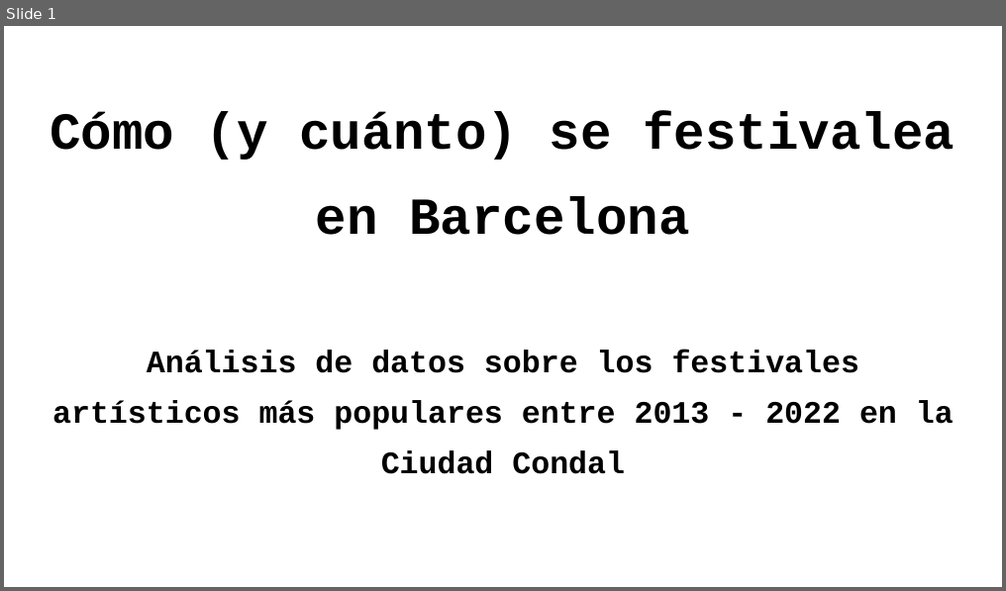
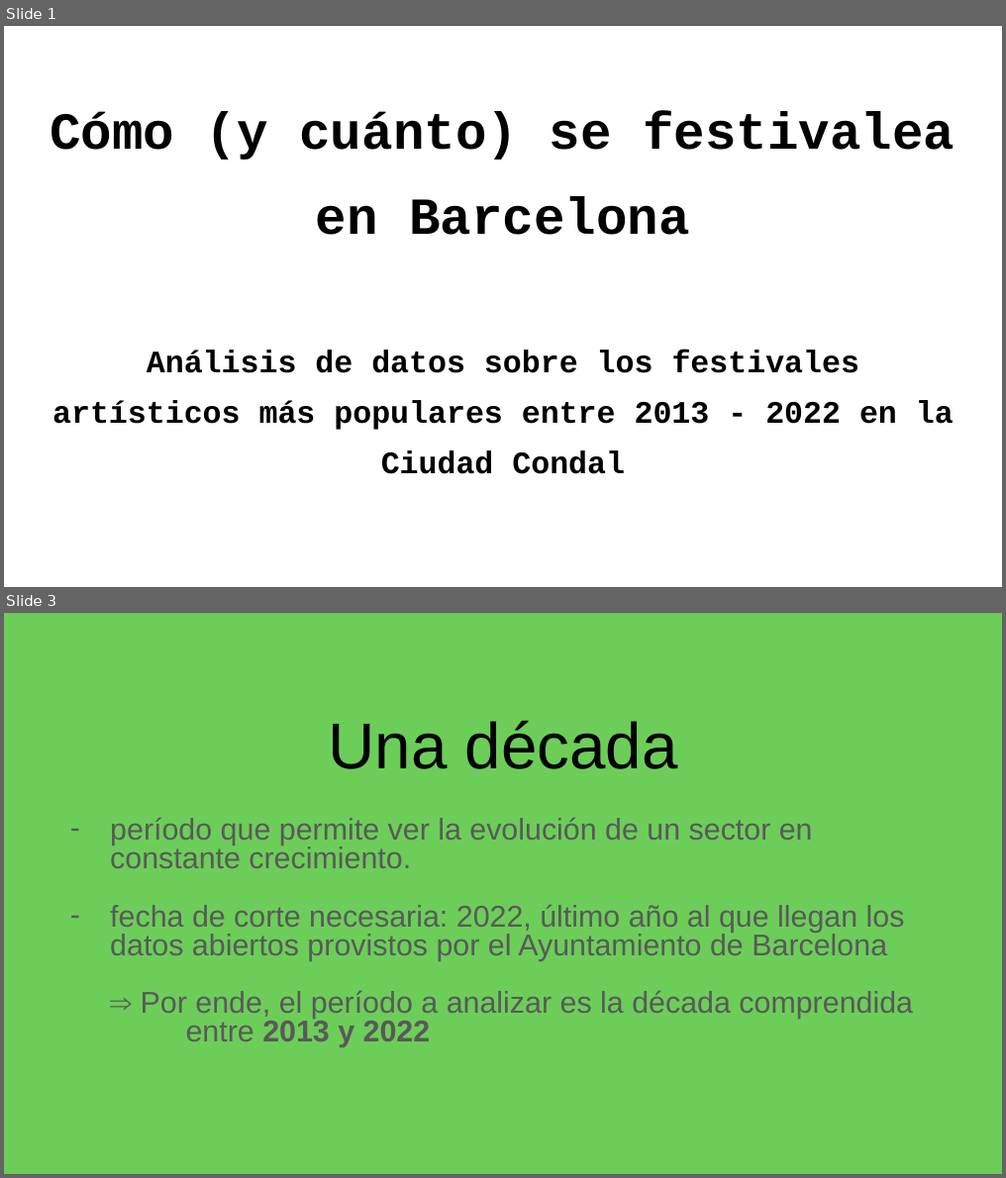
Before and after one commit to marosor/Festivales_Bcn, a slide deck: SRC/Presentacion_Como_cuanto_festivalea_Barcelona.pptx. Shown one above the other, each under a label of ours: slide 1 before the commit, slides 1 and 3 after it; the slides between them are not shown. The pictures are 1006x591 and 1006x1178 pixels, drawn with LibreOffice and Linux fonts; fonts in the diff are those of the drawing; background and template pictures are left out. Boxes give left, top, right and bottom in pixels: in the first picture for what was removed or moved away, otherwise in the second. Text is boxed around its words. In the diff, an @@ line names an element or a change of style, - is before the commit and + after.

```diff
--- a/SRC/Presentacion_Como_cuanto_festivalea_Barcelona.pptx
+++ b/SRC/Presentacion_Como_cuanto_festivalea_Barcelona.pptx
@@ slide 3 added at box(4, 613, 1002, 1174), background #6CCE59 @@
@@ title added at box(328, 720, 678, 769), 46.8 pt, text #000000 @@
+Una década
@@ subtitle added at box(110, 817, 913, 1048), 21.7 pt, text #595959 @@
+– período que permite ver la evolución de un sector en constante crecimiento.
+– fecha de corte necesaria: 2022, último año al que llegan los datos abiertos provistos por el Ayuntamiento de Barcelona
+⇒ Por ende, el período a analizar es la década comprendida entre 2013 y 2022
```
Also in this commit, not shown: 13 slides changed, 5 other slides added.
